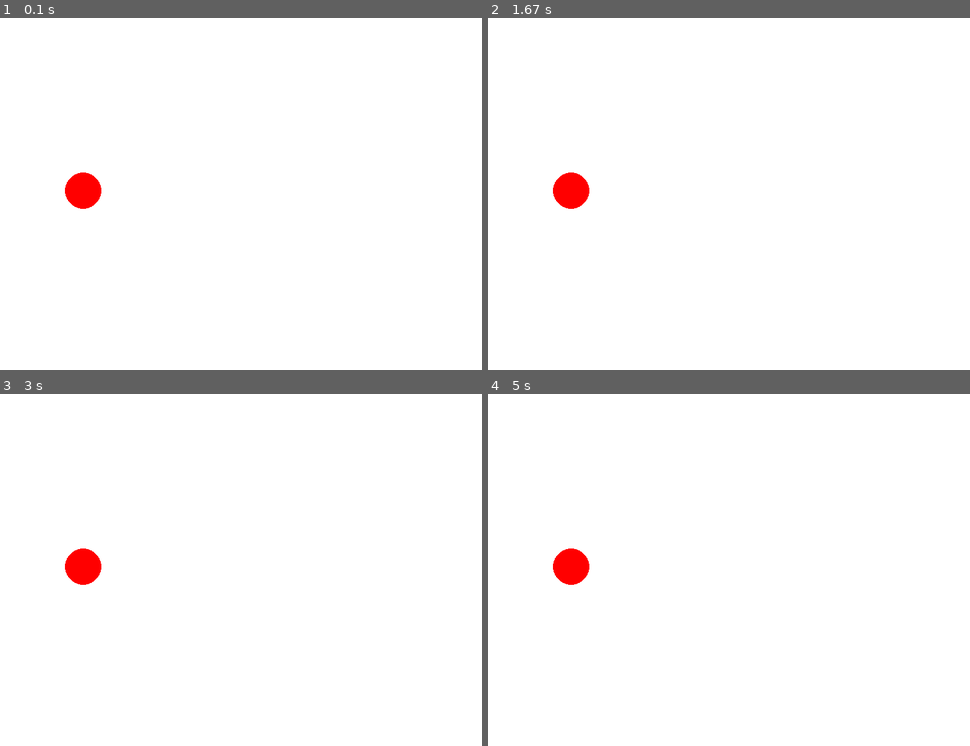
Above: before the commit, frames 1-4 (two rows, left to right).
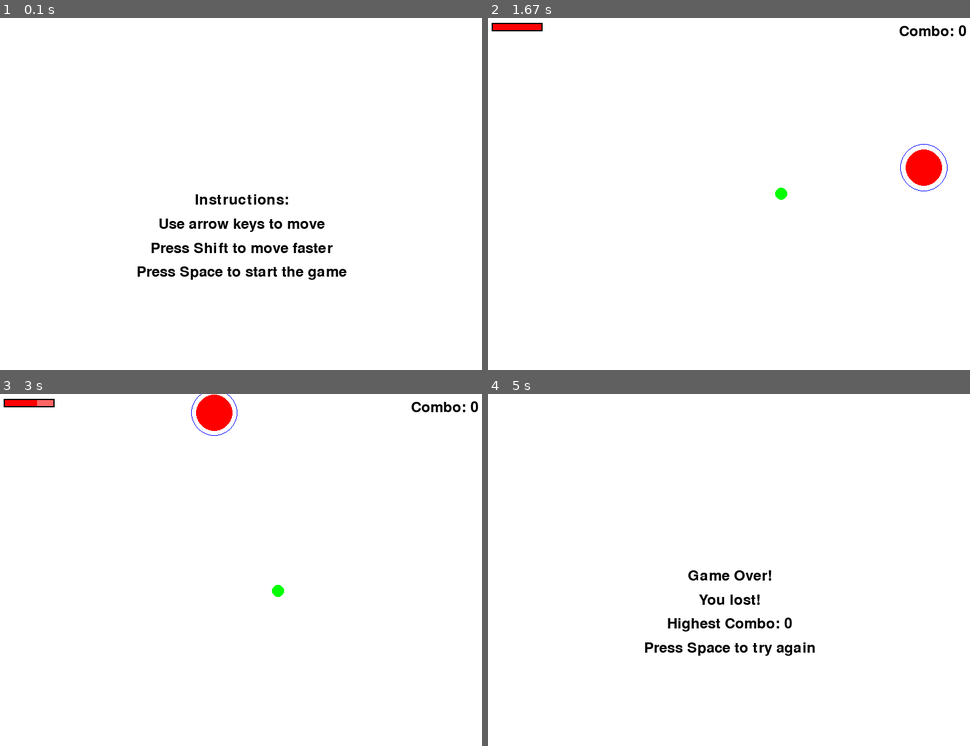
Above: after the commit, the same moments.

Repository: Melli26/mypygame
Game: pygame game, started from main.py
Two runs of this game, one before a commit and one after it. Both use one fixed random seed, a clock stepped at 60 frames per second and the inputs below.
Inputs:
- Up to frame 1 (0.1 s): no input
- Up to frame 2 (1.67 s): tap Space at 0.33, 0.73, 1.03, 1.23, 1.57 s; hold Right 0.67-1.13 s; hold Up 1.17-1.47 s; hold Right from 1.5 s (still down)
- Up to frame 3 (3 s): tap Space at 1.87, 2.07, 2.37, 2.63, 2.97 s; release Right at 1.97 s; hold Left 2-2.53 s; hold Down 2.57-2.87 s; hold Left from 2.9 s (still down)
- Up to frame 4 (5 s): tap Space at 3.27, 3.4, 3.8, 4.1, 4.47, 4.87 s; release Left at 3.3 s; hold Up 3.33-3.7 s; hold Right 3.73-4.37 s; hold Down 4.4-4.77 s; hold Left from 4.8 s (still down)

The runs differ from the first frame. In frame 1, 2.5% of the frame differs, in the area x 13-72%, y 43-75%; in frame 2, 1.8%; in frame 3, 1.8%; in frame 4, 1.9%.

Commit message:
Update main.py

Diff:
--- a/main.py
+++ b/main.py
@@ -1,6 +1,7 @@
 import pygame
 import random
 import sys
+import time
 
 # Initialize Pygame
 pygame.init()
@@ -13,31 +14,161 @@
 # Colors
 WHITE = (255, 255, 255)
 RED = (255, 0, 0)
+GREEN = (0, 255, 0)  # Color for the controllable circle
+BLUE = (0, 0, 255)   # Color for the outer circle
+BLACK = (0, 0, 0)    # Color for the health bar border
+LIGHT_RED = (255, 100, 100)  # Color for the health bar background
+
+# Font
+FONT = pygame.font.Font(None, 36)
 
 # Circle settings
 CIRCLE_RADIUS = 30
+PLAYER_RADIUS = 10
+ARROW_SPEED = 5
+ACCELERATED_SPEED = 10
+OUTER_RADIUS = CIRCLE_RADIUS + 10  # Initial outer circle radius
+OUTER_RADIUS_MIN = CIRCLE_RADIUS    # Minimum radius of the outer circle
+
+# Timing settings
+TIME_LIMIT = 3  # Time in seconds for the outer circle to shrink
+
+# Game settings
+PLAYER_INITIAL_HP = 3  # Number of misses allowed before the game ends
+HEALTH_BAR_WIDTH = 80
+HEALTH_BAR_HEIGHT = 10
 
 def spawn_circle():
     x = random.randint(CIRCLE_RADIUS, WIDTH - CIRCLE_RADIUS)
     y = random.randint(CIRCLE_RADIUS, HEIGHT - CIRCLE_RADIUS)
     return x, y
 
+def draw_health_bar(surface, hp):
+    bar_x = 10
+    bar_y = 10  # Position the bar in the upper-left corner
+    hp_percentage = hp / PLAYER_INITIAL_HP
+    pygame.draw.rect(surface, BLACK, [bar_x - 2, bar_y - 2, HEALTH_BAR_WIDTH + 4, HEALTH_BAR_HEIGHT + 4], 0)  # Border
+    pygame.draw.rect(surface, LIGHT_RED, [bar_x, bar_y, HEALTH_BAR_WIDTH, HEALTH_BAR_HEIGHT])  # Background
+    pygame.draw.rect(surface, RED, [bar_x, bar_y, HEALTH_BAR_WIDTH * hp_percentage, HEALTH_BAR_HEIGHT])  # Foreground
+
+def draw_instructions(surface):
+    instructions = [
+        "Instructions:",
+        "Use arrow keys to move",
+        "Press Shift to move faster",
+        "Press Space to start the game"
+    ]
+    for i, line in enumerate(instructions):
+        text = FONT.render(line, True, BLACK)
+        surface.blit(text, (WIDTH // 2 - text.get_width() // 2, HEIGHT // 2 - text.get_height() // 2 + i * 40))
+
+def draw_game_over(surface, highest_combo):
+    game_over_message = [
+        "Game Over!",
+        "You lost!",
+        f"Highest Combo: {highest_combo}",
+        "Press Space to try again"
+    ]
+    for i, line in enumerate(game_over_message):
+        text = FONT.render(line, True, BLACK)
+        surface.blit(text, (WIDTH // 2 - text.get_width() // 2, HEIGHT // 2 - text.get_height() // 2 + i * 40))
+
+def draw_combo(surface, combo):
+    combo_text = FONT.render(f"Combo: {combo}", True, BLACK)
+    surface.blit(combo_text, (WIDTH - combo_text.get_width() - 10, 10))  # Upper-right corner
+
 def main():
     clock = pygame.time.Clock()
+    show_instructions = True
+    game_over = False
+    highest_combo = 0
+    current_combo = 0
     circle_x, circle_y = spawn_circle()
+    player_x, player_y = WIDTH // 2, HEIGHT // 2  # Initial position of the controllable circle
+    start_time = None
+    player_hp = PLAYER_INITIAL_HP
+    missed_circles = 0
 
     while True:
         for event in pygame.event.get():
             if event.type == pygame.QUIT:
                 pygame.quit()
                 sys.exit()
-            elif event.type == pygame.MOUSEBUTTONDOWN:
-                mouse_x, mouse_y = event.pos
-                if (mouse_x - circle_x) ** 2 + (mouse_y - circle_y) ** 2 <= CIRCLE_RADIUS ** 2:
-                    circle_x, circle_y = spawn_circle()
 
-        screen.fill(WHITE)
-        pygame.draw.circle(screen, RED, (circle_x, circle_y), CIRCLE_RADIUS)
+            if event.type == pygame.KEYDOWN:
+                if event.key == pygame.K_SPACE:
+                    if show_instructions:
+                        show_instructions = False
+                        start_time = time.time()  # Start the timer
+                    elif game_over:
+                        game_over = False
+                        highest_combo = max(highest_combo, current_combo)
+                        current_combo = 0
+                        player_hp = PLAYER_INITIAL_HP
+                        missed_circles = 0
+                        circle_x, circle_y = spawn_circle()  # Spawn new circle
+                        start_time = time.time()  # Reset the timer
+                    else:
+                        # Check if the click was within the circle bounds
+                        if (player_x - circle_x) ** 2 + (player_y - circle_y) ** 2 <= CIRCLE_RADIUS ** 2:
+                            circle_x, circle_y = spawn_circle()  # Spawn new circle
+                            start_time = time.time()  # Reset the timer
+                            current_combo += 1  # Increase combo
+                        else:
+                            missed_circles += 1
+                            player_hp -= 1  # Reduce player's HP for each miss
+                            if player_hp <= 0:
+                                game_over = True  # End the game
+                                show_instructions = False  # Show game over message
+                            current_combo = 0  # Reset combo
+
+        if not show_instructions and not game_over:
+            keys = pygame.key.get_pressed()
+            move_speed = ACCELERATED_SPEED if keys[pygame.K_LSHIFT] or keys[pygame.K_RSHIFT] else ARROW_SPEED
+
+            if keys[pygame.K_LEFT]:
+                player_x -= move_speed
+            if keys[pygame.K_RIGHT]:
+                player_x += move_speed
+            if keys[pygame.K_UP]:
+                player_y -= move_speed
+            if keys[pygame.K_DOWN]:
+                player_y += move_speed
+
+            # Calculate the elapsed time
+            elapsed_time = time.time() - start_time
+            # Calculate the radius of the outer circle
+            outer_radius = max(OUTER_RADIUS - (OUTER_RADIUS - OUTER_RADIUS_MIN) * (elapsed_time / TIME_LIMIT), OUTER_RADIUS_MIN)
+
+            # Check if the outer circle has shrunk to the minimum size and collapse the circle if needed
+            if outer_radius == OUTER_RADIUS_MIN:
+                player_hp -= 1  # Reduce player's HP when the circle collapses
+                missed_circles += 1
+                if player_hp <= 0:
+                    game_over = True  # End the game
+                    highest_combo = max(highest_combo, current_combo)
+                    show_instructions = False  # Show game over message
+                elif missed_circles >= PLAYER_INITIAL_HP:
+                    game_over = True  # End the game if max misses are reached
+                    highest_combo = max(highest_combo, current_combo)
+                    show_instructions = False  # Show game over message
+                if not game_over:
+                    circle_x, circle_y = spawn_circle()  # Spawn new circle
+                    start_time = time.time()  # Reset the timer
+
+            screen.fill(WHITE)
+            pygame.draw.circle(screen, BLUE, (circle_x, circle_y), outer_radius, 1)  # Draw the outer circle (outline only)
+            pygame.draw.circle(screen, RED, (circle_x, circle_y), CIRCLE_RADIUS)  # Draw the inner circle
+            pygame.draw.circle(screen, GREEN, (player_x, player_y), PLAYER_RADIUS)  # Draw the controllable circle
+            draw_health_bar(screen, player_hp)  # Draw the player's health bar
+            draw_combo(screen, current_combo)  # Draw the current combo
+        elif game_over:
+            screen.fill(WHITE)
+            draw_game_over(screen, highest_combo)  # Show game over message with highest combo
+        else:
+            screen.fill(WHITE)
+            draw_instructions(screen)  # Show instructions
+
         pygame.display.flip()
         clock.tick(30)
 
